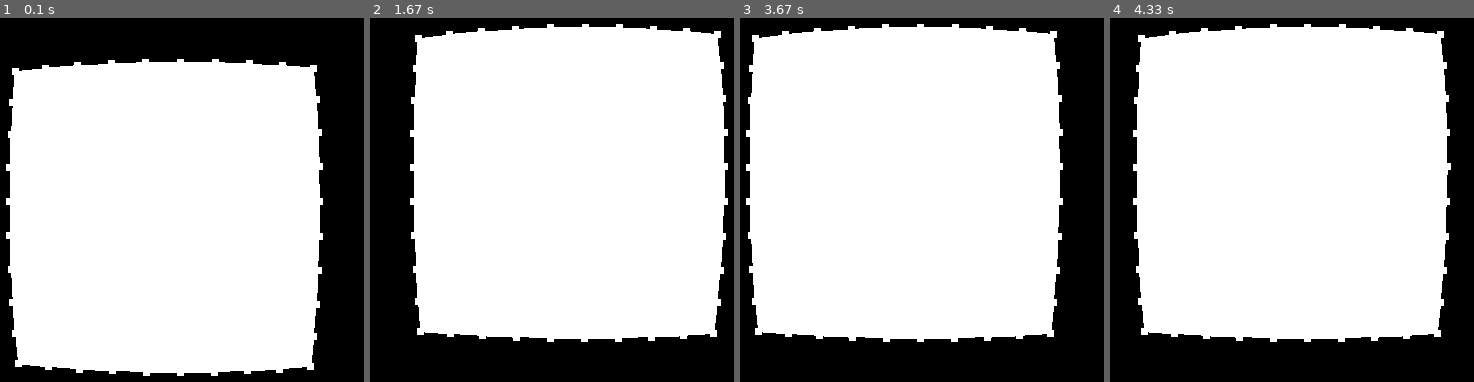
Above: before the commit, frames 1-4 (left to right).
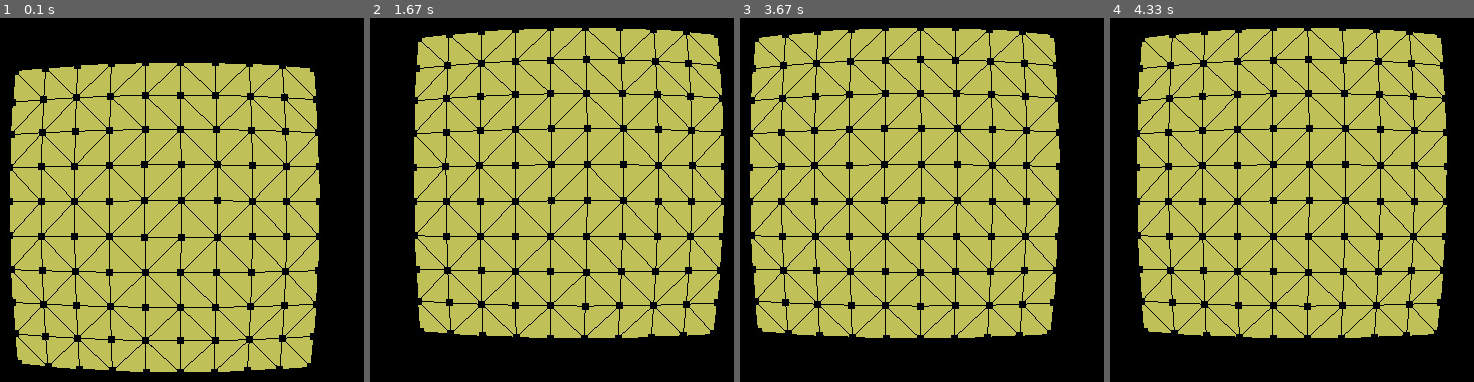
Above: after the commit, the same moments.

Repository: mmmmaja/MARBLE
Game: pygame game, started from fea_/display2.0.py
The game is run twice, just before and just after one commit, with the same random seed, the same clock (stepped at 60 frames per second) and the same inputs.
Inputs (mouse positions are in pixels of both pictures, inside the frame that each line leads up to):
- Up to frame 1 (0.1 s): no input
- Up to frame 2 (1.67 s): hold Right 0.33-0.8 s; move the mouse to (504, 247) at 0.37 s; hold Up 0.83-1.3 s; move the mouse to (outside the picture) at 0.87 s; hold Right from 1.33 s (still down); move the mouse to (outside the picture) at 1.37 s
- Up to frame 3 (3.67 s): release Right at 1.8 s; hold Left 1.83-2.37 s; move the mouse to (918, 18) at 1.87 s; hold Down 2.4-2.87 s; move the mouse to (914, 283) at 2.43 s; hold Left 2.9-3.37 s; move the mouse to (outside the picture) at 2.93 s; hold Up from 3.4 s (still down); move the mouse to (outside the picture) at 3.43 s
- Up to frame 4 (4.33 s): release Up at 3.87 s; hold Right from 3.9 s (still down); move the mouse to (outside the picture) at 3.93 s

The runs differ from the first frame. In frame 1, 71% of the frame differs, in the area x 1-89%, y 11-99%; in frame 2, 71%, in the area x 10-99%, y 1-90%; in frame 3, 71%; in frame 4, 71%.

Commit message:
come progress with visualization

Diff:
--- a/fea_/display2.0.py
+++ b/fea_/display2.0.py
@@ -8,6 +8,7 @@
 from fea_ import fea_main
 from fea_main import FEA, Material
 from advanced_mesh_2 import *
+from stimuli_2 import *
 
 SCREEN_WIDTH, SCREEN_HEIGHT = 800, 600
 
@@ -99,6 +100,24 @@
             glEnd()
 
 
+def draw_stimuli(stimuli, position, in_use=False):
+
+    # Set current matrix on the stack
+    glPushMatrix()
+
+    # Update position of the stimuli
+    stimuli.set_position(position)
+    # Draw the stimuli
+
+    dx = (position[0] - SCREEN_WIDTH / 2) / 100
+    dy = (SCREEN_HEIGHT / 2 - position[1]) / 100
+    glTranslatef(dx, dy, 0)
+
+    stimuli.draw_visualization(in_use)
+
+    glPopMatrix()
+
+
 class DisplayHandler:
 
     def __init__(self, fea):
@@ -112,36 +131,46 @@
         # instead of rotation we can activate mesh with the stimuli
         self.activation = False
 
+        # Set the camera further from the scene
         glTranslatef(0.0, 0.0, -20)
+
+        # Add some nice lightning to the scene
         load_light()
 
     def handle_display(self):
 
         ROTATION_SPEED = 0.1
         SCROLL_SPEED = 0.5
+
+        # CASE 1) Just the stimuli motion
+
+        # Mouse motion, activation is enabled
+        # Activate the sensor mesh with stimuli
+        if self.activation:
+            # Get mouse position
+            pos = pygame.mouse.get_pos()
+            if self.mouse_down:
+                draw_stimuli(self.fea.stimuli, pos, in_use=True)
+            else:
+                draw_stimuli(self.fea.stimuli, pos, in_use=False)
 
         for event in pygame.event.get():
             if event.type == pygame.QUIT:
                 pygame.quit()
                 quit()
 
+            # UPDATE ALL BOOLEANS
             if event.type == pygame.MOUSEBUTTONDOWN:
                 self.mouse_down = True
             elif event.type == pygame.MOUSEBUTTONUP:
                 self.mouse_down = False
 
+            # CASE 2) Rotation and zooming, entire scene and mesh
             # Mouse motion on click for rotation, activation is not enabled
-            if event.type == pygame.MOUSEMOTION and self.mouse_down and not self.activation:
+            elif event.type == pygame.MOUSEMOTION and self.mouse_down and not self.activation:
                 x, y = event.rel
                 glRotatef(y * ROTATION_SPEED, 1, 0, 0)
                 glRotatef(x * ROTATION_SPEED, 0, 1, 0)
-
-            # Mouse motion on click, activation is enabled
-            # Activate the sensor mesh with stimuli
-            if event.type == pygame.MOUSEMOTION and self.mouse_down and self.activation:
-                # Get mouse position
-                pos = pygame.mouse.get_pos()
-                self.fea.mesh.activate(pos)
 
             # Mouse wheel for zooming
             if event.type == pygame.MOUSEBUTTONDOWN:
@@ -152,6 +181,7 @@
                     # Scroll down
                     glTranslatef(0, 0, - SCROLL_SPEED)
 
+            # Moving scene with arrow keys up, down, left, right
             if event.type == pygame.KEYDOWN:
                 if event.key == pygame.K_LEFT:
                     glTranslatef(-0.5, 0, 0)
@@ -163,31 +193,34 @@
                 if event.key == pygame.K_DOWN:
                     glTranslatef(0, -1, 0)
 
-                # Check is space bar was pressed
                 if event.key == pygame.K_SPACE:
                     self.activation = not self.activation
 
-        # Clear the screen and depth buffer
-        glClear(GL_COLOR_BUFFER_BIT | GL_DEPTH_BUFFER_BIT)
-
         # Reset the view and set the camera position and orientation
         # glLoadIdentity()
 
 
 def main(fea):
     pygame.init()
+
     display = (SCREEN_WIDTH, SCREEN_HEIGHT)
     pygame.display.set_mode(display, DOUBLEBUF | OPENGL)
+
+    glMatrixMode(GL_PROJECTION)
+    glLoadIdentity()
+
     gluPerspective(45, (display[0] / display[1]), 0.1, 50.0)
 
     handler = DisplayHandler(fea)
     mesh = MeshHandler(fea)
 
     while True:
+
+        glClear(GL_COLOR_BUFFER_BIT | GL_DEPTH_BUFFER_BIT)
+
         handler.handle_display()
-
-        glClear(GL_COLOR_BUFFER_BIT | GL_DEPTH_BUFFER_BIT)
         mesh.draw()
+
         pygame.display.flip()
         pygame.time.wait(10)
 
@@ -204,6 +237,8 @@
     # This is grid-like concave mesh
     _mesh = RectangleMesh(10, 10, z_function=concave)
 
+    _stimuli = Sphere(radius=0.5)
+
     # _mesh = csvMesh('C:/Users/majag/Desktop/marble/MARBLE/model/meshes_csv/web.csv')
 
-    main(FEA(_mesh, silicon))
+    main(FEA(_mesh, silicon, _stimuli))
--- a/fea_/fea_main.py
+++ b/fea_/fea_main.py
@@ -7,12 +7,13 @@
 
 class FEA:
 
-    def __init__(self, mesh, material):
+    def __init__(self, mesh, material, stimuli):
         self.mesh = mesh
+        self.material = material
+        self.stimuli = stimuli
 
         # Triangle elements (Check later if elements are not too big)
         self.elements = self.create_elements()
-        self.material = material
 
         # Define global stiffness matrix
         self.K = self.create_global_stiffness_matrix()
--- a/fea_/stimuli_2.py
+++ b/fea_/stimuli_2.py
@@ -1,4 +1,7 @@
 import numpy as np
+from OpenGL.GL import *
+from OpenGL.GLUT import *
+from OpenGL.GLU import *
 
 
 class Stimuli:
@@ -9,11 +12,24 @@
     def set_position(self, position):
         self.position = np.copy(position)
 
+    def draw_visualization(self):
+        """
+        Override this method to visualize the stimuli
+        :return:
+        """
+        return None
+
+    def use(self):
+        """
+        Override this method to use the stimuli
+        :return:
+        """
+        return None
+
 
 class Cuboid(Stimuli):
 
     def __init__(self, a, b, c):
-
         super().__init__()
         self.a = a
         self.b = b
@@ -30,9 +46,8 @@
 class Sphere(Stimuli):
 
     def __init__(self, radius):
-
+        self.radius = radius
         super().__init__()
-        self.radius = radius
 
     def get_distance(self, position):
         """
@@ -40,3 +55,30 @@
         :param position:
         :return:
         """
+
+    def draw_visualization(self, in_use=False):
+        """
+        :param in_use: if the sphere is in use (being touched) on mouse click
+        :return: an PyOpenGl sphere with given radius at given position
+        """
+
+        # Create new sphere
+        self.load_material(in_use)
+        sphere = gluNewQuadric()
+        gluQuadricDrawStyle(sphere, GLU_FILL)
+        gluQuadricNormals(sphere, GLU_SMOOTH)
+        gluQuadricOrientation(sphere, GLU_OUTSIDE)
+        # slices: the number of subdivisions around the z-axis (similar to lines of longitude)
+        # stacks: the number of subdivisions along the z-axis (similar to lines of latitude)
+        gluQuadricTexture(sphere, GL_TRUE)
+        gluSphere(sphere, self.radius, 32, 32)
+
+    def load_material(self, in_use):
+        glMaterialfv(GL_FRONT, GL_AMBIENT, [0.0, 0.0, 0.0, 1.0])
+        if in_use:
+            glMaterialfv(GL_FRONT, GL_DIFFUSE, [0.0, 1.0, 0.0, 1.0])
+        else:
+            glMaterialfv(GL_FRONT, GL_DIFFUSE, [0.0, 0.0, 1.0, 1.0])
+        glMaterialfv(GL_FRONT, GL_SPECULAR, [0.0, 0.0, 0.0, 1.0])
+        glMaterialfv(GL_FRONT, GL_SHININESS, 0.0)
+        glMaterialfv(GL_FRONT, GL_EMISSION, [0.0, 0.0, 0.0, 1.0])
